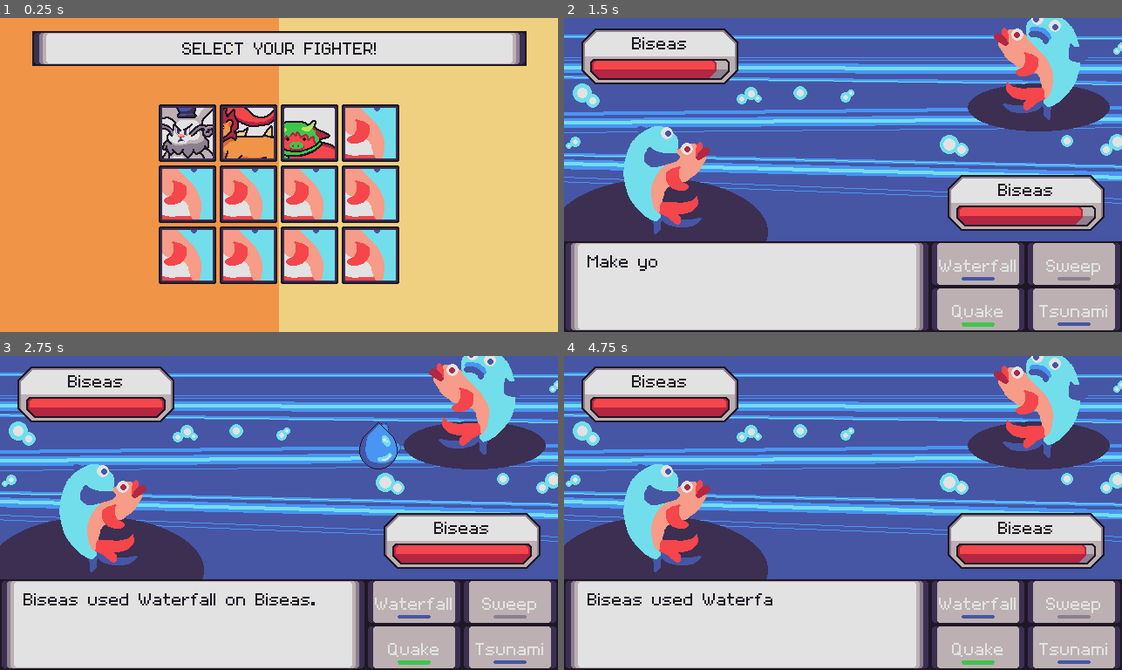
Above: before the commit, frames 1-4 (two rows, left to right).
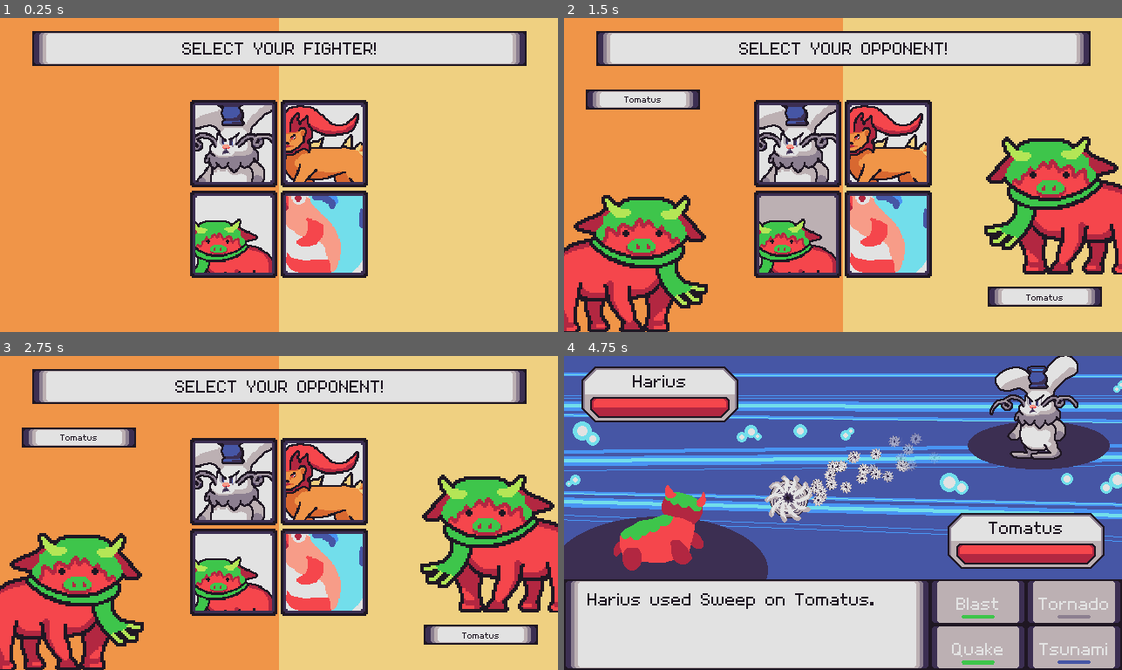
Above: after the commit, the same moments.

Repository: jadicodes/zodiac-battler
Game: Godot game, scene res://monster_select/monster_select.tscn
Same seed, same stepped clock (60 frames per second), same inputs: the game is played once before the commit and once after it. The engine's default icon, where the game draws it, is replaced by a stand-in: a white triangle on a blue panel in a dark square.
Inputs (mouse positions are in pixels of both pictures, inside the frame that each line leads up to):
- Up to frame 1 (0.25 s): no input
- Up to frame 2 (1.5 s): click (753, 193) at 0.52 s; click (815, 193) at 1.27 s
- Up to frame 3 (2.75 s): click (412, 600) at 2 s, where only the run before the commit has a clickable "Waterfall"
- Up to frame 4 (4.75 s): click (798, 481) at 2.77 s; click (976, 600) at 3.5 s, where only the run after the commit has a clickable "Blast"; move the mouse to (965, 497) at 4.27 s; tap Space (advance_text) at 4.35 s

The runs differ from the first frame. In frame 1, 23% of the frame differs, in the area x 28-72%, y 26-85%; in frame 2, 97%, in the area x 0-100%, y 0-100%; in frame 3, 97%; in frame 4, 11%.

Commit message:
Remove extra monster select buttons

Diff:
--- a/project/monster_select/monster_select.tscn
+++ b/project/monster_select/monster_select.tscn
@@ -60,14 +60,14 @@
 anchor_top = 0.5
 anchor_right = 0.5
 anchor_bottom = 0.5
-offset_left = -138.0
-offset_top = -81.0
-offset_right = 138.0
-offset_bottom = 125.0
+offset_left = -102.0
+offset_top = -86.0
+offset_right = 102.0
+offset_bottom = 118.0
 grow_horizontal = 2
 grow_vertical = 2
 mouse_filter = 2
-columns = 4
+columns = 2
 
 [node name="MonsterSelectButton" parent="GridContainer" instance=ExtResource("2_v8ndl")]
 layout_mode = 2
@@ -82,38 +82,6 @@
 _breed = ExtResource("5_o31d0")
 
 [node name="MonsterSelectButton4" parent="GridContainer" instance=ExtResource("2_v8ndl")]
-layout_mode = 2
-_breed = ExtResource("6_ciuqq")
-
-[node name="MonsterSelectButton5" parent="GridContainer" instance=ExtResource("2_v8ndl")]
-layout_mode = 2
-_breed = ExtResource("6_ciuqq")
-
-[node name="MonsterSelectButton6" parent="GridContainer" instance=ExtResource("2_v8ndl")]
-layout_mode = 2
-_breed = ExtResource("6_ciuqq")
-
-[node name="MonsterSelectButton7" parent="GridContainer" instance=ExtResource("2_v8ndl")]
-layout_mode = 2
-_breed = ExtResource("6_ciuqq")
-
-[node name="MonsterSelectButton8" parent="GridContainer" instance=ExtResource("2_v8ndl")]
-layout_mode = 2
-_breed = ExtResource("6_ciuqq")
-
-[node name="MonsterSelectButton9" parent="GridContainer" instance=ExtResource("2_v8ndl")]
-layout_mode = 2
-_breed = ExtResource("6_ciuqq")
-
-[node name="MonsterSelectButton10" parent="GridContainer" instance=ExtResource("2_v8ndl")]
-layout_mode = 2
-_breed = ExtResource("6_ciuqq")
-
-[node name="MonsterSelectButton11" parent="GridContainer" instance=ExtResource("2_v8ndl")]
-layout_mode = 2
-_breed = ExtResource("6_ciuqq")
-
-[node name="MonsterSelectButton12" parent="GridContainer" instance=ExtResource("2_v8ndl")]
 layout_mode = 2
 _breed = ExtResource("6_ciuqq")
 
@@ -209,19 +177,3 @@
 [connection signal="selected" from="GridContainer/MonsterSelectButton3" to="." method="_select_monster"]
 [connection signal="hovered" from="GridContainer/MonsterSelectButton4" to="." method="_on_monster_select_button_hovered"]
 [connection signal="selected" from="GridContainer/MonsterSelectButton4" to="." method="_select_monster"]
-[connection signal="hovered" from="GridContainer/MonsterSelectButton5" to="." method="_on_monster_select_button_hovered"]
-[connection signal="selected" from="GridContainer/MonsterSelectButton5" to="." method="_select_monster"]
-[connection signal="hovered" from="GridContainer/MonsterSelectButton6" to="." method="_on_monster_select_button_hovered"]
-[connection signal="selected" from="GridContainer/MonsterSelectButton6" to="." method="_select_monster"]
-[connection signal="hovered" from="GridContainer/MonsterSelectButton7" to="." method="_on_monster_select_button_hovered"]
-[connection signal="selected" from="GridContainer/MonsterSelectButton7" to="." method="_select_monster"]
-[connection signal="hovered" from="GridContainer/MonsterSelectButton8" to="." method="_on_monster_select_button_hovered"]
-[connection signal="selected" from="GridContainer/MonsterSelectButton8" to="." method="_select_monster"]
-[connection signal="hovered" from="GridContainer/MonsterSelectButton9" to="." method="_on_monster_select_button_hovered"]
-[connection signal="selected" from="GridContainer/MonsterSelectButton9" to="." method="_select_monster"]
-[connection signal="hovered" from="GridContainer/MonsterSelectButton10" to="." method="_on_monster_select_button_hovered"]
-[connection signal="selected" from="GridContainer/MonsterSelectButton10" to="." method="_select_monster"]
-[connection signal="hovered" from="GridContainer/MonsterSelectButton11" to="." method="_on_monster_select_button_hovered"]
-[connection signal="selected" from="GridContainer/MonsterSelectButton11" to="." method="_select_monster"]
-[connection signal="hovered" from="GridContainer/MonsterSelectButton12" to="." method="_on_monster_select_button_hovered"]
-[connection signal="selected" from="GridContainer/MonsterSelectButton12" to="." method="_select_monster"]
--- a/project/monster_select/monster_select_button.tscn
+++ b/project/monster_select/monster_select_button.tscn
@@ -5,7 +5,11 @@
 [ext_resource type="Texture2D" uid="uid://c5hb0xf28j51k" path="res://monsters/breed/biseas_normal_front.png" id="3_dbmqs"]
 
 [node name="MonsterSelectButton" type="TextureButton"]
+custom_minimum_size = Vector2(100, 100)
+offset_right = 100.0
+offset_bottom = 100.0
 texture_normal = ExtResource("1_w6k7g")
+stretch_mode = 0
 script = ExtResource("1_bekr3")
 
 [node name="Control" type="Control" parent="."]
@@ -14,10 +18,10 @@
 anchors_preset = 15
 anchor_right = 1.0
 anchor_bottom = 1.0
-offset_left = 4.0
-offset_top = 4.0
-offset_right = -4.0
-offset_bottom = -4.0
+offset_left = 6.0
+offset_top = 6.0
+offset_right = -6.0
+offset_bottom = -6.0
 grow_horizontal = 2
 grow_vertical = 2
 mouse_filter = 2
@@ -33,6 +37,8 @@
 offset_top = -31.0
 offset_right = 31.0
 offset_bottom = 31.0
+grow_horizontal = 2
+grow_vertical = 2
 texture = ExtResource("3_dbmqs")
 
 [connection signal="focus_entered" from="." to="." method="_on_focus_entered"]
